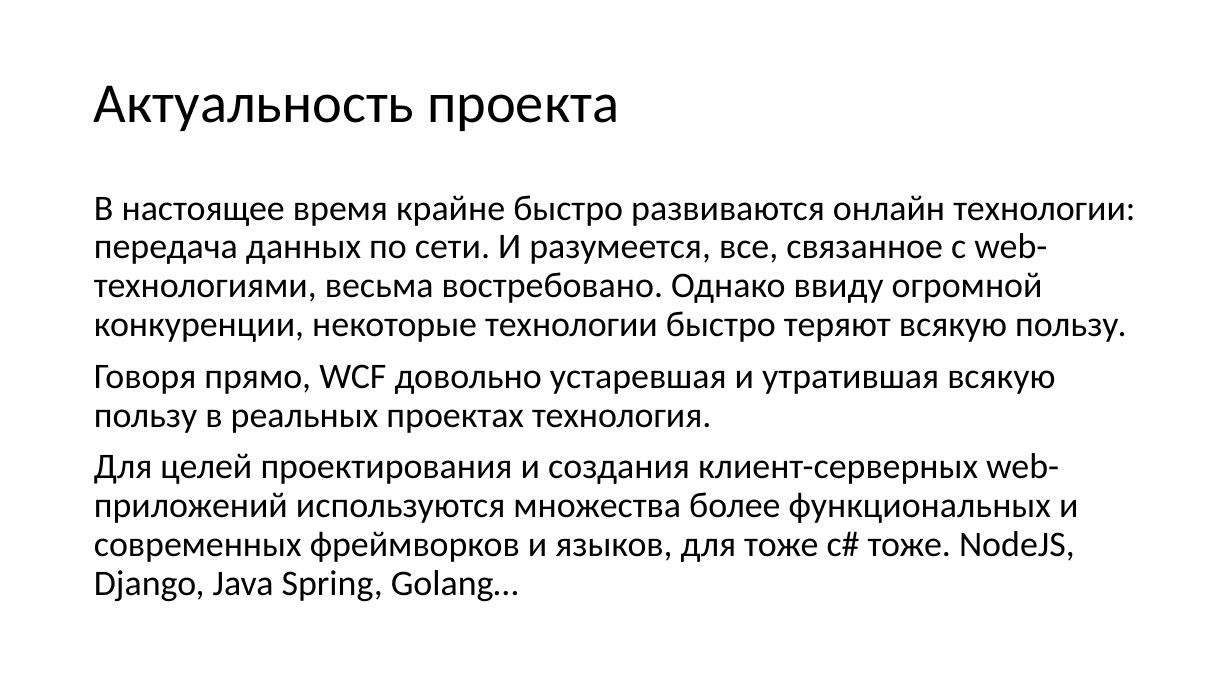
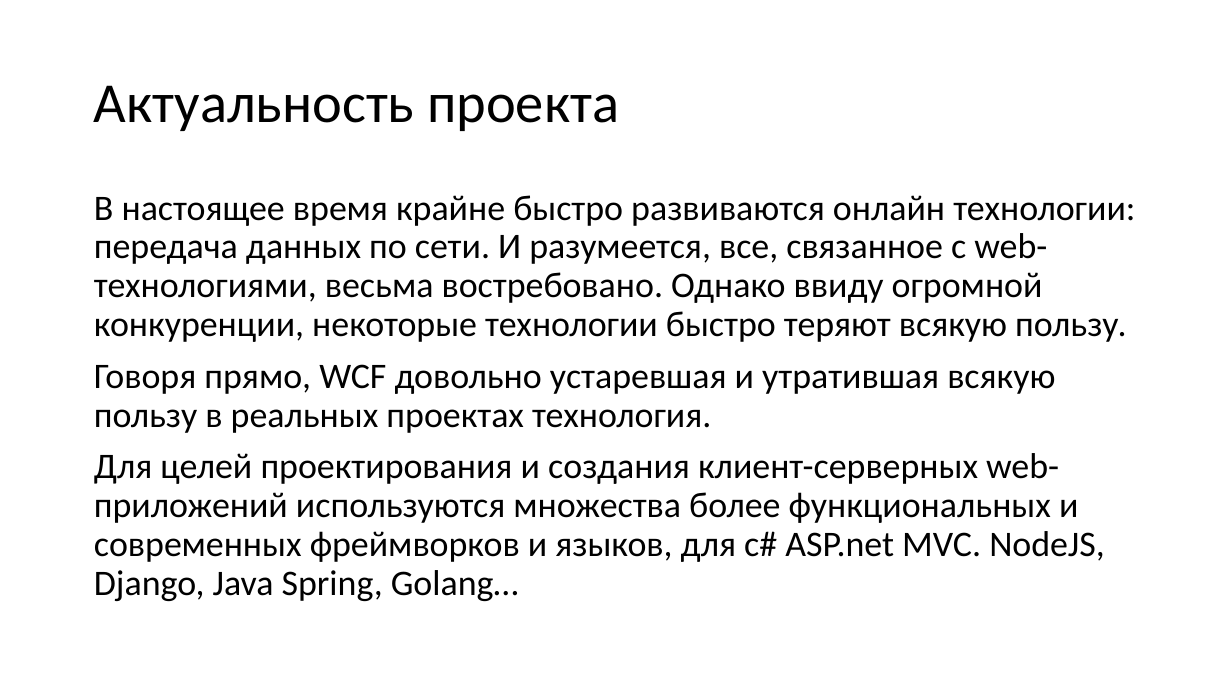
Before and after one commit to kolupan6/wcf_chat, a slide deck: slide 3 of pres.pptx (slide 2 before the commit). Drawn at 1232x693 pixels with LibreOffice and Linux fonts; fonts in the diff are those of the drawing. Boxes give left, top, right and bottom in pixels: in the first picture for what was removed or moved away, otherwise in the second. Text is boxed around its words. In the diff, an @@ line names an element or a change of style, - is before the commit and + after.

```diff
--- a/pres.pptx
+++ b/pres.pptx
@@ text at <box>94,453,1105,601</box>: text changed @@
-Для целей проектирования и создания клиент-серверных web-приложений используются множества более функциональных и современных фреймворков и языков, для тоже c# тоже. NodeJS, Django, Java Spring, Golang…
+Для целей проектирования и создания клиент-серверных web-приложений используются множества более функциональных и современных фреймворков и языков, для c# ASP.net MVC. NodeJS, Django, Java Spring, Golang…
```
Also in this commit, not shown: 1 other slide changed, 4 slides added, 1 slide removed.
